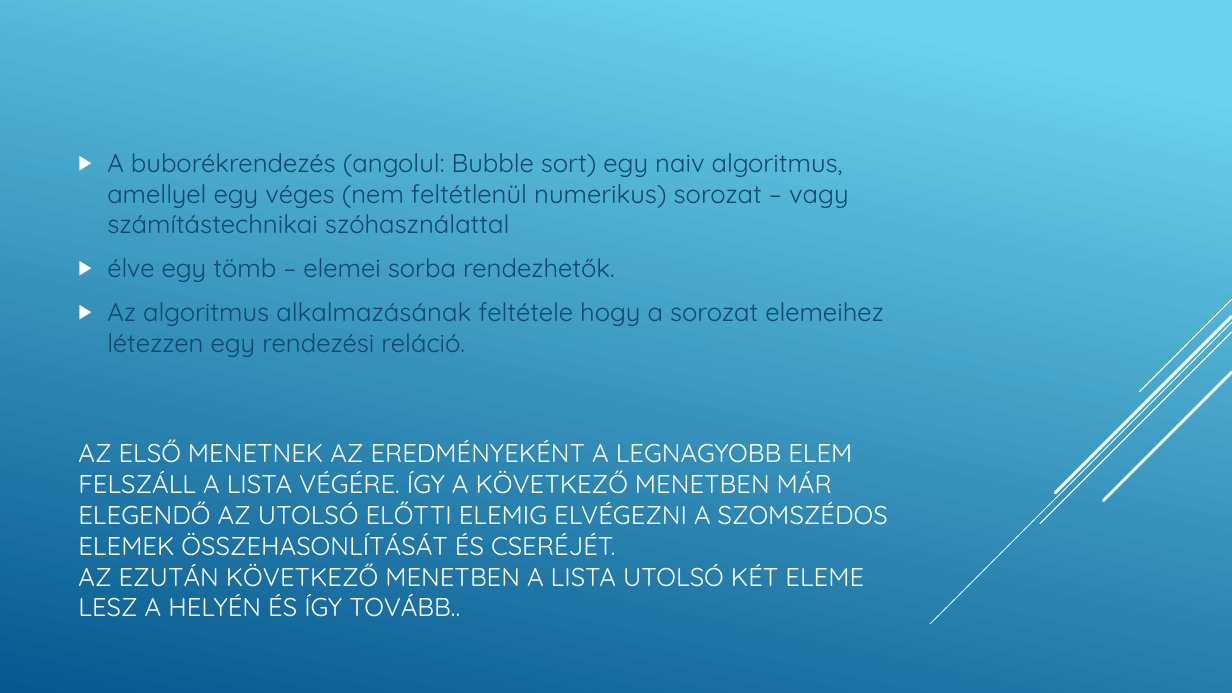
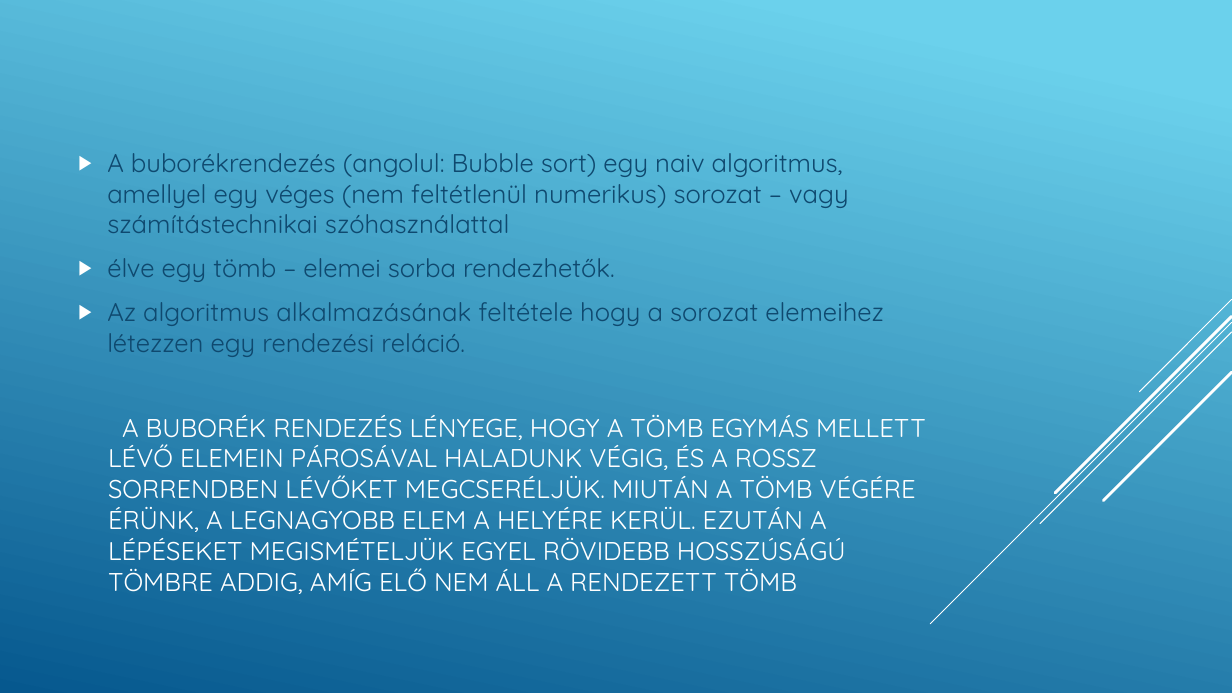
Before and after one commit to daroczinimrod/3asProjekt, a slide deck: slide 2 of Buborékrendezés.pptx. Drawn at 1232x693 pixels with LibreOffice and Linux fonts; fonts in the diff are those of the drawing. Boxes give left, top, right and bottom in pixels: in the first picture for what was removed or moved away, otherwise in the second. Text is boxed around its words. In the diff, an @@ line names an element or a change of style, - is before the commit and + after.

```diff
--- a/Buborékrendezés.pptx
+++ b/Buborékrendezés.pptx
@@ title at (108, 415, 926, 594): text changed @@
-AZ ELSŐ MENETNEK AZ EREDMÉNYEKÉNT A LEGNAGYOBB ELEM
-FELSZÁLL A LISTA VÉGÉRE. ÍGY A KÖVETKEZŐ MENETBEN MÁR ELEGENDŐ AZ UTOLSÓ ELŐTTI ELEMIG ELVÉGEZNI A SZOMSZÉDOS ELEMEK ÖSSZEHASONLÍTÁSÁT ÉS CSERÉJÉT.
-AZ EZUTÁN KÖVETKEZŐ MENETBEN A LISTA UTOLSÓ KÉT ELEME LESZ A HELYÉN ÉS ÍGY TOVÁBB..
+A BUBORÉK RENDEZÉS LÉNYEGE, HOGY A TÖMB EGYMÁS MELLETT LÉVŐ ELEMEIN PÁROSÁVAL HALADUNK VÉGIG, ÉS A ROSSZ SORRENDBEN LÉVŐKET MEGCSERÉLJÜK. MIUTÁN A TÖMB VÉGÉRE ÉRÜNK, A LEGNAGYOBB ELEM A HELYÉRE KERÜL. EZUTÁN A LÉPÉSEKET MEGISMÉTELJÜK EGYEL RÖVIDEBB HOSSZÚSÁGÚ TÖMBRE ADDIG, AMÍG ELŐ NEM ÁLL A RENDEZETT TÖMB
```
Also in this commit, not shown: 2 other slides changed, 2 slides added, 1 other file.
